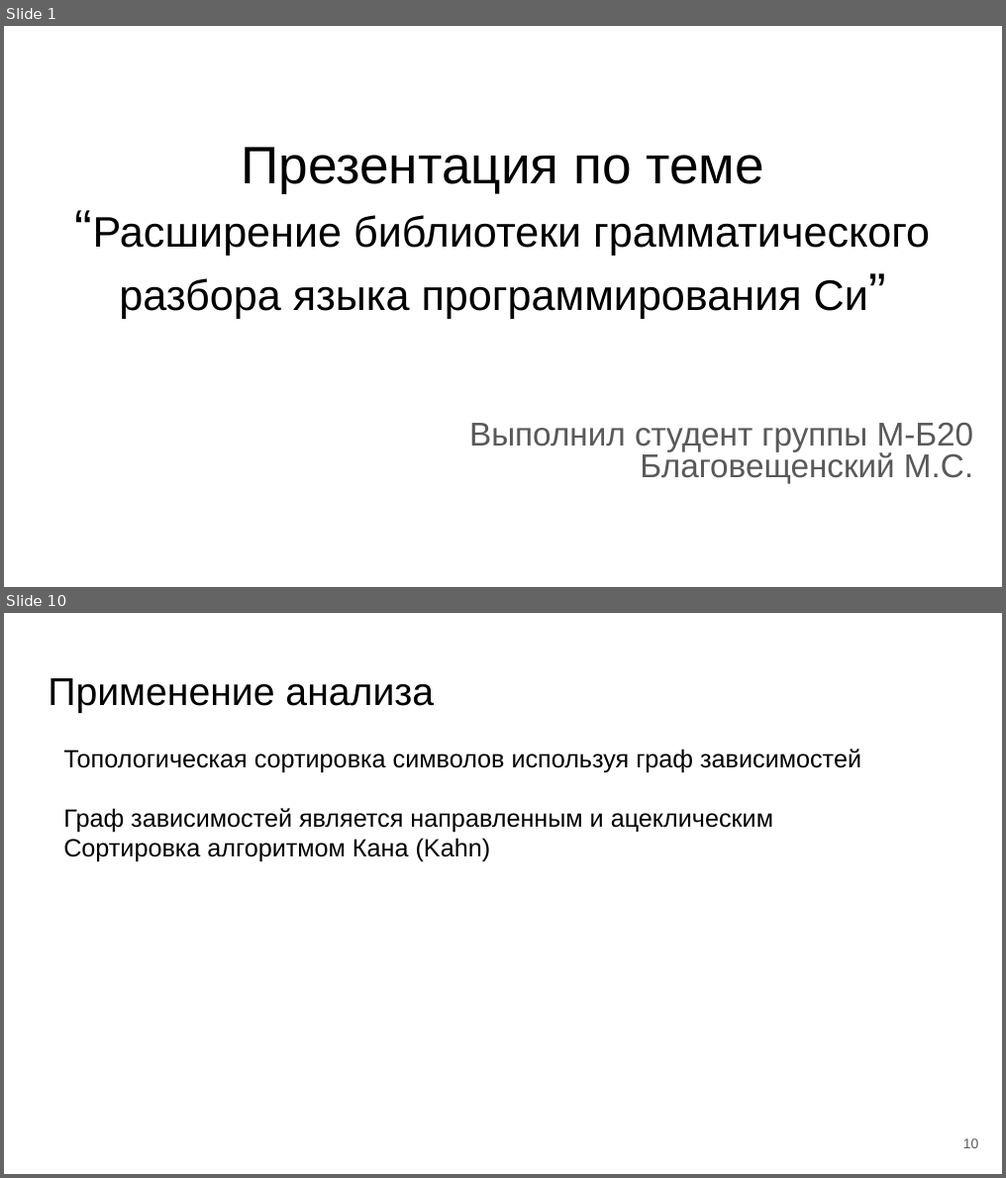
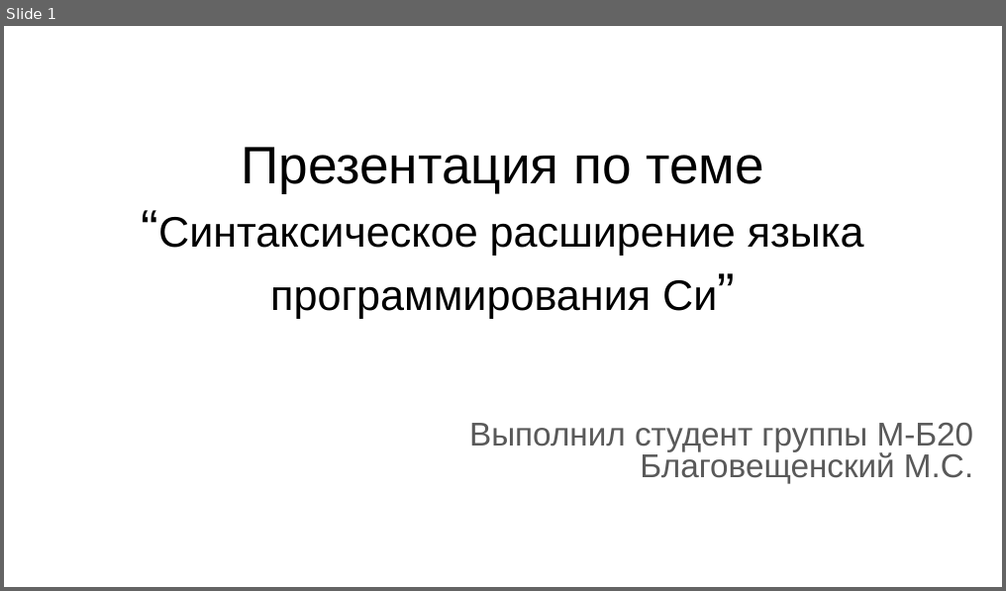
Before and after one commit to m-blg/bach-vkr, a slide deck: extra/Презентация по теме “Грамматический разбор языка Си”.odp. Shown one above the other, each under a label of ours: slides 1 and 10 before the commit, slide 1 after it; the slides between them are not shown. The pictures are 1006x1178 and 1006x591 pixels, drawn with LibreOffice and Linux fonts; fonts in the diff are those of the drawing. Boxes give left, top, right and bottom in pixels: in the first picture for what was removed or moved away, otherwise in the second. Text is boxed around its words. In the diff, an @@ line names an element or a change of style, - is before the commit and + after.

```diff
--- a/extra/Презентация по теме “Грамматический разбор языка Си”.odp
+++ b/extra/Презентация по теме “Грамматический разбор языка Си”.odp
@@ slide 10 removed at (4,613,1002,1174), background #FFFFFF @@
@@ title removed at (48,678,434,713) @@
-Применение анализа
@@ text removed at (63,749,861,862) @@
-Топологическая сортировка символов используя граф зависимостей
-Граф зависимостей является направленным и ацеклическим
-Сортировка алгоритмом Кана (Kahn)
@@ page number removed at (963,1139,979,1149) @@
-10
@@ slide 1 changed as well @@
@@ title at (158,147,864,319): text changed @@
-Презентация по теме
-“Расширение библиотеки грамматического разбора языка программирования Си”
+Презентация по теме
+“Синтаксическое расширение языка программирования Си”
```
Also in this commit, not shown: 1 other slide changed, 11 slides added, 9 other slides removed, 37 other files.
